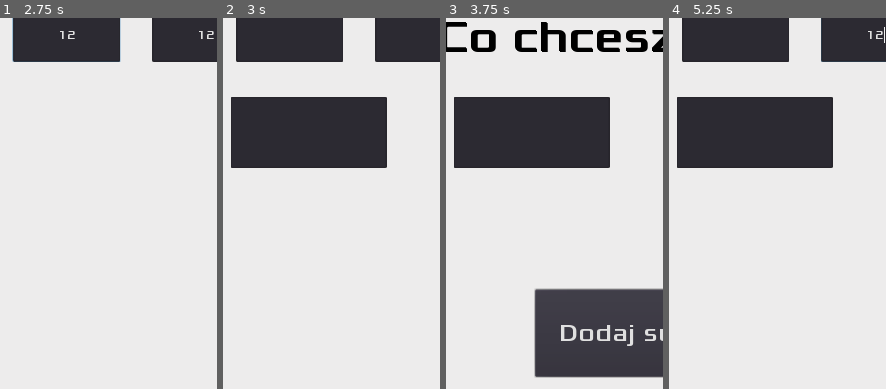
Above: before the commit, frames 1-4 (left to right).
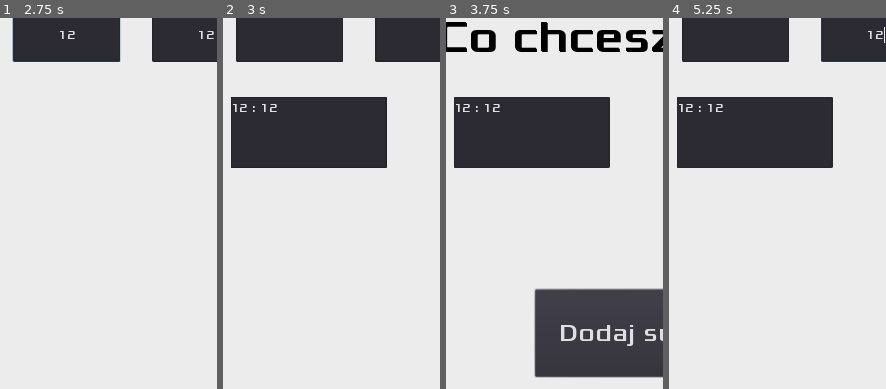
Above: after the commit, the same moments.

Repository: Leprawel/Chlopi_i_Sarmaci
Game: Godot game, scene res://Interface.tscn
Same seed, same stepped clock (60 frames per second), same inputs: the game is played once before the commit and once after it.
Inputs (mouse positions are % of the whole screen's width and height, from its top left):
- Up to frame 1 (2.75 s): click "Start" at 0.5 s; click "Dodaj surowce" at 1.25 s; click (50, 10) at 2.02 s; type "12" at 2.1 s; click (18, 10) at 2.25 s; type "12" at 2.33 s
- Up to frame 2 (3 s): click "Dodaj" at 2.75 s
- Up to frame 3 (3.75 s): click (13, 95) at 3.5 s
- Up to frame 4 (5.25 s): click "Zmien dochód" at 4.25 s; click (50, 10) at 5.02 s; type "12" at 5.1 s
The pictures show only the part of the screen within x 3-53%, y 7-57%; the shares and areas given below are measured in that part.

Frame 1 is identical in both runs. In frame 2, 0.1% of the frame differs, in the area x 3-76%, y 21-41%; in frame 3, 0.1%; in frame 4, 0.1%.
Error before the commit: Invalid call. Nonexistent function 'setText' in base 'Node2D'. (res://Interface.gd:55)

Commit message:
newElement

Diff:
--- a/Interface.gd
+++ b/Interface.gd
@@ -6,6 +6,7 @@
 	$Pancerni2.hide()
 	$Text.hide()
 	date = OS.get_unix_time()
+
 
 func _on_Start_button_pressed():
 	$Start.hide()
@@ -22,6 +23,7 @@
 func _on_Arrow_menu3_pressed():
 	$Menu.show()
 	$Pancerni.hide()
+	$Text.hide()
 
 func _on_Arrow_menu8_pressed():
 	$Menu.show()
@@ -30,31 +32,29 @@
 var resource = {}
 var manufacturer = {}
 var date
+var amc
 var new_date
 var score = 0
 var new_score = 0
 var size = 0
-
 onready var elem = preload('res://Text.tscn')
 
-func setText(val1,val2):
-	$Text/TextEdit.text = val1 + ":" + val2
-
 func Pancerni_add():
-	size = resource.size()
 	if resource.has($Pancerni/Resource.text):
 		resource[$Pancerni/Resource.text] += int($Pancerni/Value.text)
 	else :
 		resource[$Pancerni/Resource.text] = int($Pancerni/Value.text)
+	size = resource.size()
+	for i in range (0,size):
+		var newElement = elem.instance()
+		add_child(newElement)
+		newElement.setText($Pancerni/Resource.text,resource[$Pancerni/Resource.text])
+		newElement.position = Vector2(0,i*100)
 	$Pancerni/Resource.clear()
 	$Pancerni/Value.clear()
-	print(resource)
-	for i in range (0,size + 1):
-		var newElement = elem.instance()
-		add_child(newElement)
-		newElement.setText($Pancerni/Resource.text,$Pancerni/Value.text)
-		newElement.position = Vector2(0,i*100)
-		$Text.show()
+	$Text.show()
+
+
 
 
 func Pancerni2_add():
--- /dev/null
+++ b/Text.gd
@@ -0,0 +1,4 @@
+extends Node2D
+
+func setText(val1,val2):
+	$TextEdit.text = str(val1) + " " + ":" + " " + str(val2)
--- a/Text.tscn
+++ b/Text.tscn
@@ -1,12 +1,14 @@
-[gd_scene load_steps=3 format=2]
+[gd_scene load_steps=4 format=2]
 
 [ext_resource path="res://fonts/Xolonium-Regular.ttf" type="DynamicFontData" id=1]
+[ext_resource path="res://Text.gd" type="Script" id=2]
 
 [sub_resource type="DynamicFont" id=4]
 size = 15
 font_data = ExtResource( 1 )
 
 [node name="Text" type="Node2D"]
+script = ExtResource( 2 )
 
 [node name="TextEdit" type="TextEdit" parent="."]
 margin_left = 57.2852
